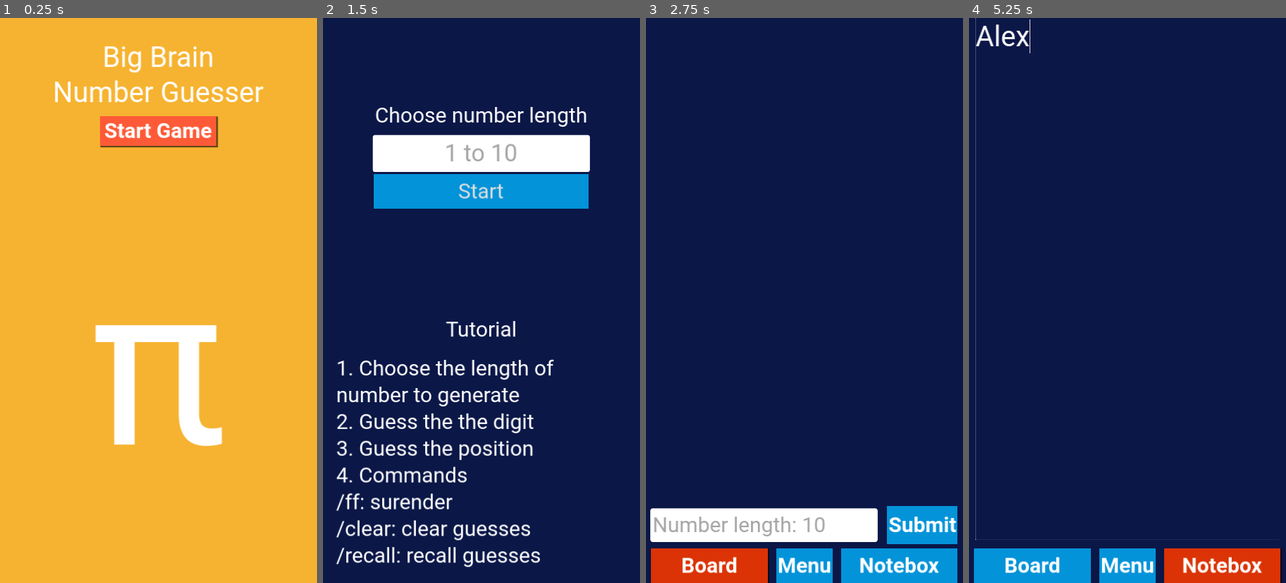
Above: before the commit, frames 1-4 (left to right).
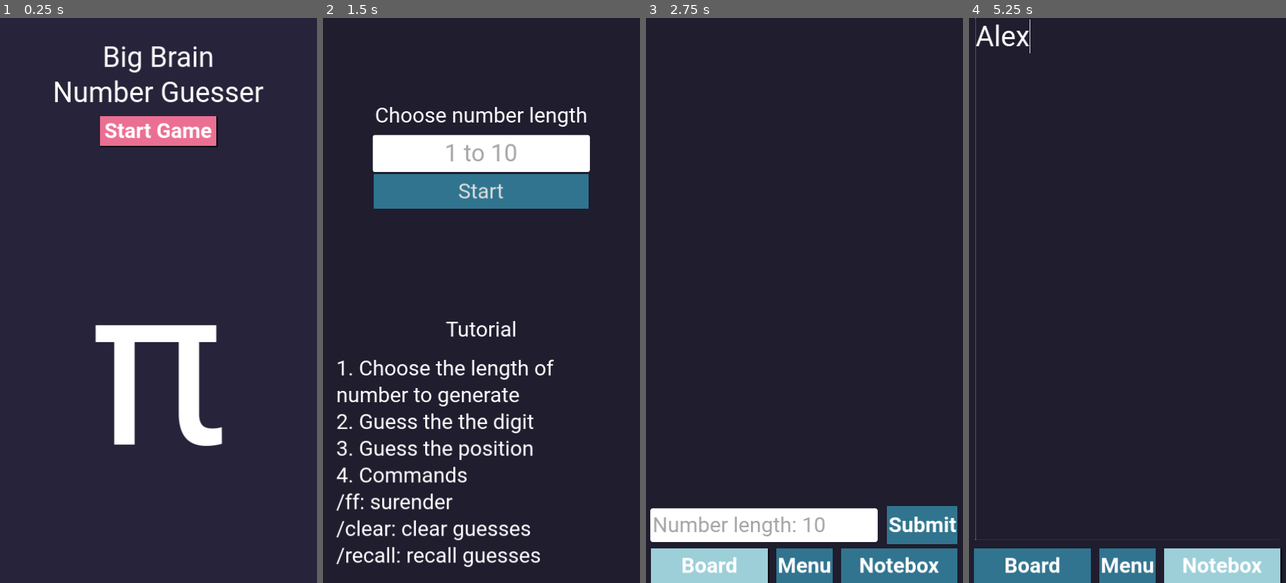
Above: after the commit, the same moments.

Repository: thaiminh2022/BigbrainNumberGuesser
Game: Godot game, scene res://scenes/main_menu.tscn
Two runs of this game, one before a commit and one after it. Both use one fixed random seed, a clock stepped at 60 frames per second and the inputs below.
Inputs (mouse positions are in pixels of both pictures, inside the frame that each line leads up to):
- Up to frame 1 (0.25 s): no input
- Up to frame 2 (1.5 s): click "Start Game" at 0.5 s; click (440, 526) at 1.27 s; type "12" at 1.35 s
- Up to frame 3 (2.75 s): click (804, 153) at 1.5 s; type "12" at 1.58 s; click "Start" at 2 s
- Up to frame 4 (5.25 s): click "Submit" at 2.75 s; click "Board" at 3.5 s; click "Notebox" at 4.25 s; click (1127, 277) at 5.02 s; type "Alex" at 5.1 s

The runs differ from the first frame. In frame 1, 96% of the frame differs, in the area x 0-100%, y 0-100%; in frame 2, 89%; in frame 3, 95%; in frame 4, 99%.

Commit message:
color change

Diff:
--- a/project.godot
+++ b/project.godot
@@ -11,9 +11,11 @@
 [application]
 
 config/name="BigbrainNumberGuesser"
+config/version="0.1.1"
 run/main_scene="res://scenes/main_menu.tscn"
 config/features=PackedStringArray("4.2", "GL Compatibility")
-config/icon="res://icon.svg"
+config/icon="res://icon/icon_main.png"
+config/windows_native_icon="res://icon/icon.ico"
 
 [autoload]
 
@@ -27,6 +29,8 @@
 window/size/window_height_override=640
 window/stretch/mode="canvas_items"
 window/stretch/aspect="expand"
+window/handheld/orientation=1
+window/vsync/vsync_mode=2
 
 [input]
 
@@ -40,3 +44,4 @@
 
 renderer/rendering_method="gl_compatibility"
 renderer/rendering_method.mobile="gl_compatibility"
+textures/vram_compression/import_etc2_astc=true
--- a/scenes/main.tscn
+++ b/scenes/main.tscn
@@ -36,7 +36,7 @@
 anchor_bottom = 1.0
 grow_horizontal = 2
 grow_vertical = 2
-color = Color(0.0431373, 0.0901961, 0.278431, 1)
+color = Color(0.121569, 0.113725, 0.180392, 1)
 
 [node name="MainInteraction" type="MarginContainer" parent="CanvasLayer"]
 anchors_preset = 15
@@ -67,21 +67,29 @@
 layout_mode = 2
 size_flags_vertical = 3
 script = ExtResource("1_ofu35")
-msg_display = NodePath("ScrollContainer/MsgDisplay")
+msg_display = NodePath("ScrollContainer/MarginContainer/MsgDisplay")
 
 [node name="ScrollContainer" type="ScrollContainer" parent="CanvasLayer/MainInteraction/VBoxContainer/TabContainer/Board"]
 layout_mode = 2
 size_flags_vertical = 3
 theme_override_styles/panel = SubResource("StyleBoxEmpty_b341o")
 
-[node name="MsgDisplay" type="Label" parent="CanvasLayer/MainInteraction/VBoxContainer/TabContainer/Board/ScrollContainer"]
+[node name="MarginContainer" type="MarginContainer" parent="CanvasLayer/MainInteraction/VBoxContainer/TabContainer/Board/ScrollContainer"]
+layout_mode = 2
+size_flags_horizontal = 3
+size_flags_vertical = 3
+theme_override_constants/margin_left = 30
+theme_override_constants/margin_top = 50
+theme_override_constants/margin_right = 30
+
+[node name="MsgDisplay" type="Label" parent="CanvasLayer/MainInteraction/VBoxContainer/TabContainer/Board/ScrollContainer/MarginContainer"]
 layout_mode = 2
 size_flags_horizontal = 3
 size_flags_vertical = 3
 
 [node name="ErrorDispay" type="Label" parent="CanvasLayer/MainInteraction/VBoxContainer/TabContainer/Board" node_paths=PackedStringArray("display_timer")]
 layout_mode = 2
-theme_override_colors/font_color = Color(0.996078, 0.352941, 0.215686, 1)
+theme_override_colors/font_color = Color(0.921569, 0.435294, 0.572549, 1)
 theme_override_fonts/font = ExtResource("4_hjnrf")
 text = "Error text"
 script = ExtResource("3_do4ay")
@@ -103,9 +111,11 @@
 [node name="LineEdit" type="LineEdit" parent="CanvasLayer/MainInteraction/VBoxContainer/TabContainer/Board/NumberInput"]
 layout_mode = 2
 size_flags_horizontal = 3
+tooltip_text = "Enter a number with the selected length"
 
 [node name="SubmitButton" type="Button" parent="CanvasLayer/MainInteraction/VBoxContainer/TabContainer/Board/NumberInput"]
 layout_mode = 2
+tooltip_text = "Submit the answer"
 text = "Submit"
 
 [node name="Menu" type="Control" parent="CanvasLayer/MainInteraction/VBoxContainer/TabContainer" node_paths=PackedStringArray("restart_btn", "main_menu_btn")]
@@ -200,7 +210,7 @@
 anchor_bottom = 1.0
 grow_horizontal = 2
 grow_vertical = 2
-color = Color(0.0431373, 0.0901961, 0.278431, 1)
+color = Color(0.121569, 0.113725, 0.180392, 1)
 
 [node name="MarginContainer" type="MarginContainer" parent="CanvasLayer/NewGameOverlay"]
 layout_mode = 1
@@ -232,8 +242,7 @@
 [node name="LineEditNumber" type="LineEdit" parent="CanvasLayer/NewGameOverlay/MarginContainer/Content/Number Len input"]
 layout_mode = 2
 size_flags_vertical = 6
-tooltip_text = "gay loord
-"
+tooltip_text = "A number from 1 to 10"
 placeholder_text = "1 to 10"
 alignment = 1
 max_length = 2
@@ -245,6 +254,7 @@
 [node name="Button" type="Button" parent="CanvasLayer/NewGameOverlay/MarginContainer/Content/Number Len input"]
 layout_mode = 2
 size_flags_vertical = 6
+tooltip_text = "Start the game"
 text = "Start"
 
 [node name="Tutorial" type="VBoxContainer" parent="CanvasLayer/NewGameOverlay/MarginContainer/Content"]
@@ -314,7 +324,7 @@
 anchor_bottom = 1.0
 grow_horizontal = 2
 grow_vertical = 2
-color = Color(0.188235, 0.188235, 0.188235, 1)
+color = Color(0.14902, 0.137255, 0.227451, 1)
 
 [node name="MarginContainer" type="MarginContainer" parent="CanvasLayer/EndGameDisplay/Stats"]
 layout_mode = 1
@@ -323,8 +333,8 @@
 anchor_bottom = 1.0
 grow_horizontal = 2
 grow_vertical = 2
-theme_override_constants/margin_left = 10
-theme_override_constants/margin_right = 10
+theme_override_constants/margin_left = 30
+theme_override_constants/margin_right = 30
 
 [node name="VBoxContainer" type="VBoxContainer" parent="CanvasLayer/EndGameDisplay/Stats/MarginContainer"]
 layout_mode = 2
@@ -334,6 +344,7 @@
 [node name="EndGameStateText" type="Label" parent="CanvasLayer/EndGameDisplay/Stats/MarginContainer/VBoxContainer"]
 layout_mode = 2
 size_flags_vertical = 6
+theme_override_colors/font_color = Color(0.921569, 0.737255, 0.729412, 1)
 theme_override_fonts/font = ExtResource("8_4ghot")
 text = "Lost / Victory"
 horizontal_alignment = 1
@@ -353,6 +364,9 @@
 [node name="NumberGuessCount" type="Label" parent="CanvasLayer/EndGameDisplay/Stats/MarginContainer/VBoxContainer/NumberGuessDisplay"]
 layout_mode = 2
 size_flags_horizontal = 3
+theme_override_colors/font_color = Color(0.768627, 0.654902, 0.905882, 1)
+theme_override_colors/font_outline_color = Color(0.768627, 0.654902, 0.905882, 1)
+theme_override_constants/outline_size = 5
 text = "1345"
 horizontal_alignment = 2
 
@@ -367,6 +381,9 @@
 [node name="PositionGuessCount" type="Label" parent="CanvasLayer/EndGameDisplay/Stats/MarginContainer/VBoxContainer/PositionGuessDisplay"]
 layout_mode = 2
 size_flags_horizontal = 3
+theme_override_colors/font_color = Color(0.768627, 0.654902, 0.905882, 1)
+theme_override_colors/font_outline_color = Color(0.768627, 0.654902, 0.905882, 1)
+theme_override_constants/outline_size = 5
 text = "1233"
 horizontal_alignment = 2
 
@@ -381,6 +398,9 @@
 [node name="TotalGuessAmount" type="Label" parent="CanvasLayer/EndGameDisplay/Stats/MarginContainer/VBoxContainer/TotalGuessdisplay"]
 layout_mode = 2
 size_flags_horizontal = 3
+theme_override_colors/font_color = Color(0.768627, 0.654902, 0.905882, 1)
+theme_override_colors/font_outline_color = Color(0.768627, 0.654902, 0.905882, 1)
+theme_override_constants/outline_size = 5
 text = "123"
 horizontal_alignment = 2
 
@@ -391,6 +411,7 @@
 
 [node name="Label" type="Label" parent="CanvasLayer/EndGameDisplay/Stats/MarginContainer/VBoxContainer"]
 layout_mode = 2
+theme_override_colors/font_color = Color(0.321569, 0.309804, 0.403922, 1)
 text = "Click any where to close"
 horizontal_alignment = 1
 
--- a/scenes/main_menu.tscn
+++ b/scenes/main_menu.tscn
@@ -15,7 +15,7 @@
 anchor_bottom = 1.0
 grow_horizontal = 2
 grow_vertical = 2
-color = Color(0.964706, 0.701961, 0.192157, 1)
+color = Color(0.14902, 0.137255, 0.227451, 1)
 
 [node name="MarginContainer" type="MarginContainer" parent="CanvasLayer"]
 anchors_preset = 15
@@ -40,6 +40,7 @@
 [node name="Button" type="Button" parent="CanvasLayer/MarginContainer/VBoxContainer"]
 layout_mode = 2
 size_flags_horizontal = 4
+tooltip_text = "Start the game"
 text = "Start Game"
 
 [node name="Label2" type="Label" parent="CanvasLayer/MarginContainer/VBoxContainer"]
--- a/scripts/new_game_overlay.gd
+++ b/scripts/new_game_overlay.gd
@@ -7,6 +7,7 @@
     show()
     submit_btn.pressed.connect(start_new_game)
     number_line_edit.text_submitted.connect(func(_t): start_new_game());
+    number_line_edit.focus_entered.connect(on_focus_enter)
 
 func start_new_game() -> void:
     var number_len := number_line_edit.get_value();
@@ -17,3 +18,6 @@
 
     hide();
     process_mode = Node.PROCESS_MODE_DISABLED
+
+func on_focus_enter() -> void:
+    DisplayServer.virtual_keyboard_show(number_line_edit.text);
--- a/scripts/number_input.gd
+++ b/scripts/number_input.gd
@@ -10,6 +10,7 @@
 
     submit_btn.pressed.connect(_submit_number);
     num_line_edit.text_submitted.connect(func(_t): _submit_number())
+    num_line_edit.focus_entered.connect(on_line_edit_focus_web);
 
 func _setup_max_len() -> void:
     var placeholder := str(GameManager.instance.game_settings.number_length)
@@ -29,6 +30,9 @@
     if is_valid:
         GameManager.instance.guess_number(number)
         num_line_edit.clear();
+
+func on_line_edit_focus_web():
+    DisplayServer.virtual_keyboard_show(num_line_edit.text)
 
 func do_command(text: String) -> bool:
 
--- a/themes/game/btns/btns.tres
+++ b/themes/game/btns/btns.tres
@@ -1,7 +1,7 @@
 [gd_resource type="StyleBoxFlat" format=3 uid="uid://bchwf850loagu"]
 
 [resource]
-bg_color = Color(0.0117647, 0.576471, 0.85098, 1)
+bg_color = Color(0.192157, 0.454902, 0.560784, 1)
 border_color = Color(0.996078, 0.352941, 0.215686, 1)
 expand_margin_left = 3.0
 expand_margin_top = 10.0
--- a/themes/game/btns/btns_selected.tres
+++ b/themes/game/btns/btns_selected.tres
@@ -1,7 +1,7 @@
 [gd_resource type="StyleBoxFlat" format=3 uid="uid://bowaggrigornv"]
 
 [resource]
-bg_color = Color(0.857969, 0.200324, 0.0191075, 1)
+bg_color = Color(0.611765, 0.811765, 0.847059, 1)
 expand_margin_left = 3.0
 expand_margin_top = 10.0
 expand_margin_right = 3.0
--- a/themes/main_menu/btns/main_menu_btn.tres
+++ b/themes/main_menu/btns/main_menu_btn.tres
@@ -1,7 +1,7 @@
 [gd_resource type="StyleBoxFlat" format=3 uid="uid://dt5vd4cub8tw2"]
 
 [resource]
-bg_color = Color(0.996078, 0.352941, 0.215686, 1)
+bg_color = Color(0.921569, 0.435294, 0.572549, 1)
 border_color = Color(0.996078, 0.352941, 0.215686, 1)
 expand_margin_left = 10.0
 expand_margin_top = 5.0
--- a/themes/main_menu/btns/main_menu_btn_selected.tres
+++ b/themes/main_menu/btns/main_menu_btn_selected.tres
@@ -1,7 +1,7 @@
 [gd_resource type="StyleBoxFlat" format=3 uid="uid://batqbetkd2vh2"]
 
 [resource]
-bg_color = Color(0.818438, 0.188718, 0.0159484, 1)
+bg_color = Color(0.964706, 0.756863, 0.466667, 1)
 border_color = Color(0.996078, 0.352941, 0.215686, 1)
 expand_margin_left = 10.0
 expand_margin_top = 5.0
Binary file added: icon/icon.ico
Binary file added: icon/icon_main.png
Not shown, added: icon/icon_main.png.import
Binary file added: icon/screenshots/guessing.png
Not shown, added: icon/screenshots/guessing.png.import
Binary file added: icon/screenshots/main_menu.png
Not shown, added: icon/screenshots/main_menu.png.import
Binary file added: icon/screenshots/tutorial.png
Not shown, added: icon/screenshots/tutorial.png.import
Not shown, changed: .gitignore
